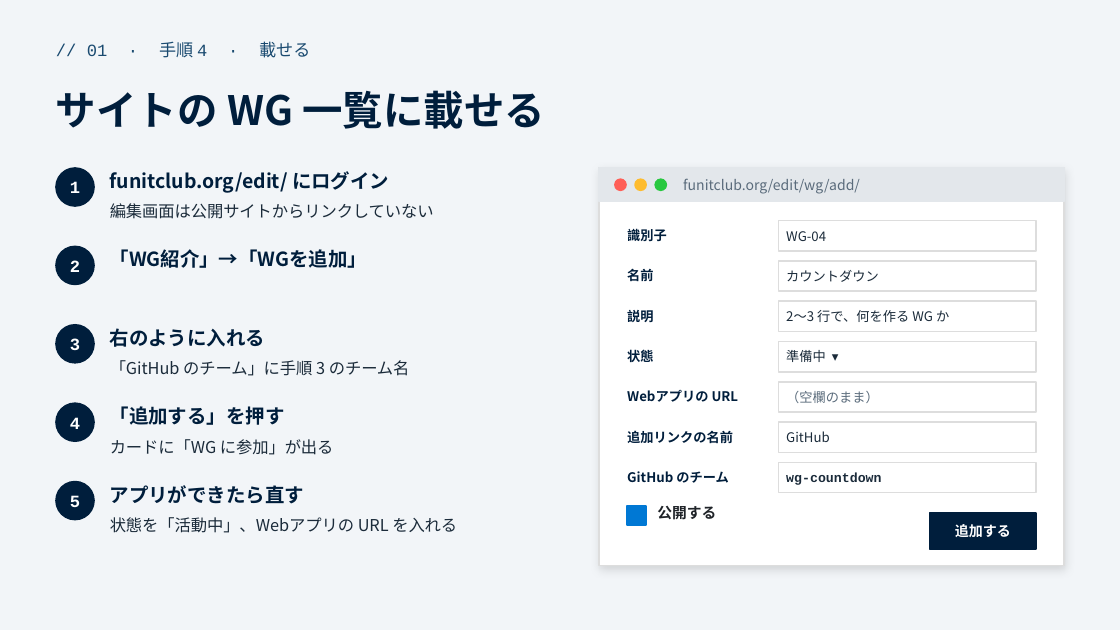
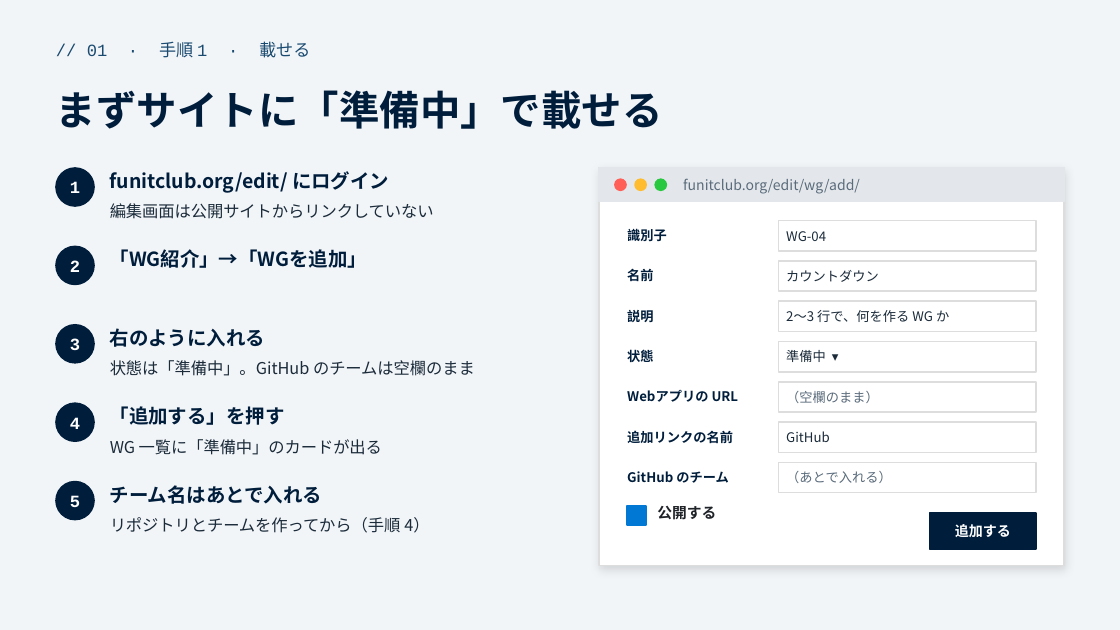
Before and after one commit to funITclub/homepage, a slide deck: slide 3 of docs/WG立ち上げガイド/01_リポジトリの作り方と運用.pptx (slide 6 before the commit). Drawn at 1120x630 pixels with LibreOffice and Linux fonts; fonts in the diff are those of the drawing; background and template pictures are left out. Boxes give left, top, right and bottom in pixels: in the first picture for what was removed or moved away, otherwise in the second. Text is boxed around its words. In the diff, an @@ line names an element or a change of style, - is before the commit and + after.

```diff
--- a/docs/WG立ち上げガイド/01_リポジトリの作り方と運用.pptx
+++ b/docs/WG立ち上げガイド/01_リポジトリの作り方と運用.pptx
@@ text at (87,41,310,58): text changed @@
-// 01 · 手順 4 · 載せる
+// 01 · 手順 1 · 載せる
@@ text at (56,90,663,129): text changed @@
-サイトの WG 一覧に載せる
+まずサイトに「準備中」で載せる
@@ text at (110,360,475,376): text changed @@
-「GitHub のチーム」に手順 3 のチーム名
+状態は「準備中」。GitHub のチームは空欄のまま
@@ text at (110,439,382,455): text changed @@
-カードに「WG に参加」が出る
+WG 一覧に「準備中」のカードが出る
@@ text at (786,471,892,483): text changed; font Courier New to Noto Sans CJK JP; text colour #1B2B3A to #5A6B7B; bold off @@
-wg-countdown
+（あとで入れる）
@@ text at (110,485,322,504): text changed @@
-アプリができたら直す
+チーム名はあとで入れる
@@ text at (110,517,429,533): text changed @@
-状態を「活動中」、Webアプリの URL を入れる
+リポジトリとチームを作ってから（手順 4）
```
Also in this commit, not shown: 3 other slides changed, 1 slide added, 4 other files.
